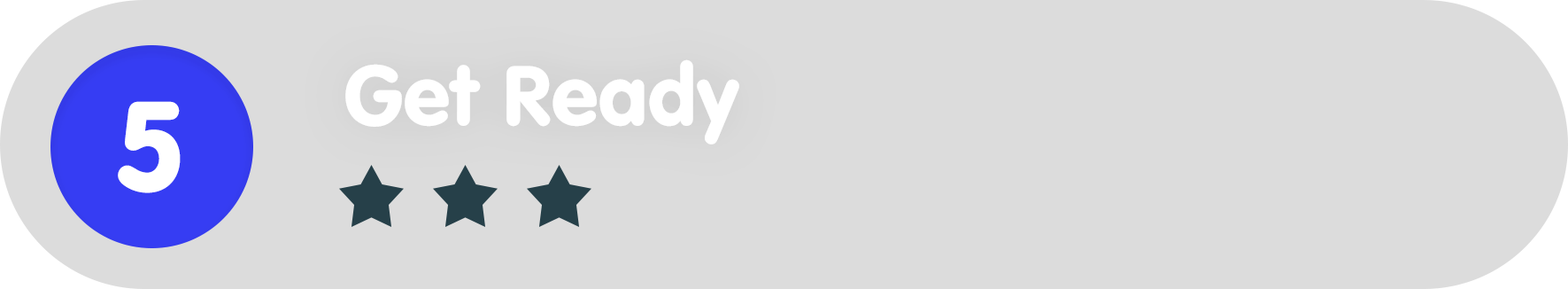
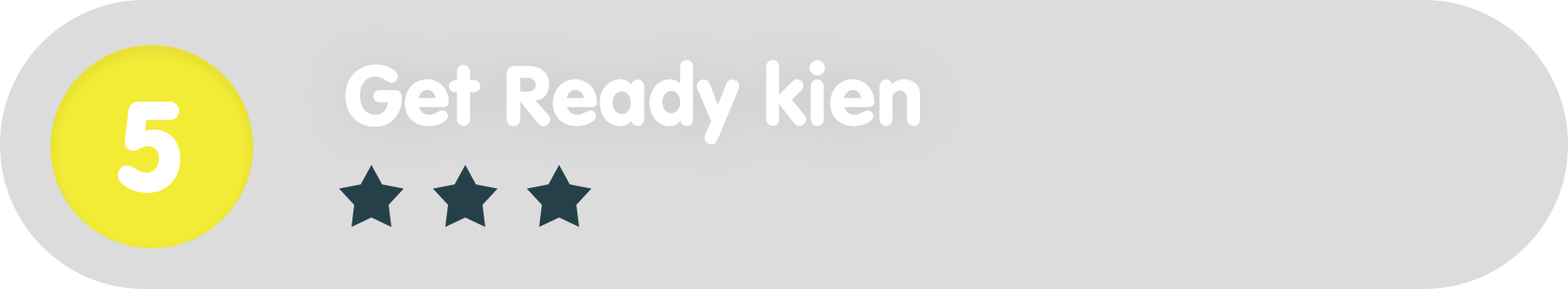
Comparing the layer stacks of the two 1568 × 289 images. Changes:
painted on "Ellipse_green" over [50, 45, 254, 248]
renamed "Get Ready" to "Get Ready kien", painted on it over [739, 59, 920, 145]
